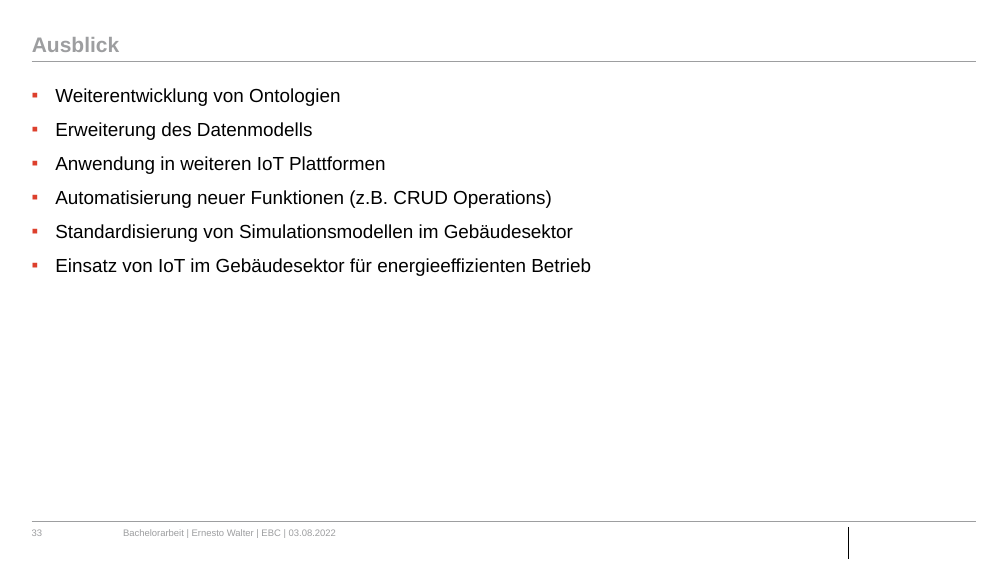
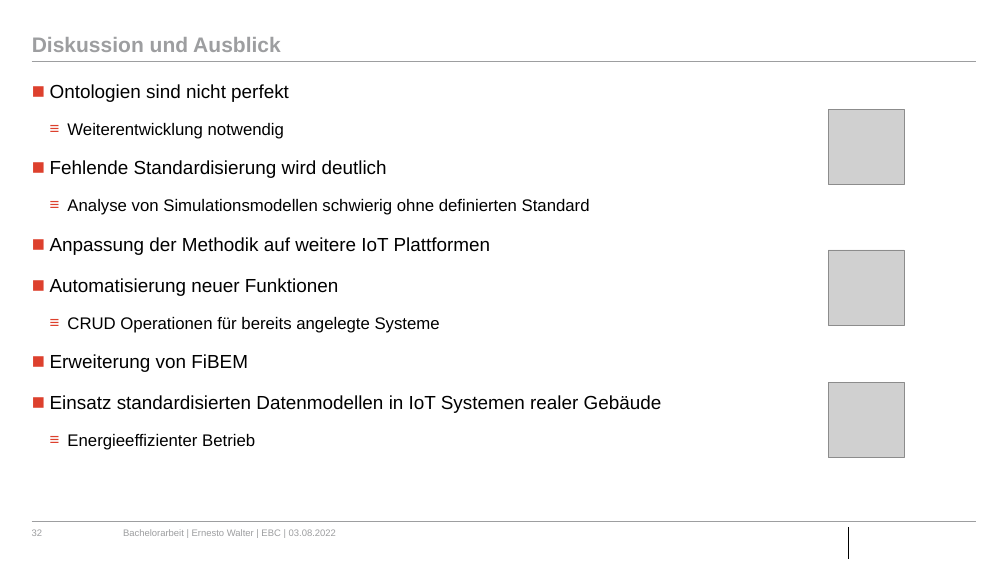
Before and after one commit to ErnestoVivas/FiBEM, a slide deck: slide 32 of docs/BA_Bergfest_Ernesto.pptx (slide 33 before the commit). Drawn at 1008x567 pixels with LibreOffice and Linux fonts; fonts in the diff are those of the drawing; grey boxes stand for pictures; background and template pictures are left out. Boxes give left, top, right and bottom in pixels: in the first picture for what was removed or moved away, otherwise in the second. Text is boxed around its words. In the diff, an @@ line names an element or a change of style, - is before the commit and + after.

Commit message:
Update presentation

```diff
--- a/docs/BA_Bergfest_Ernesto.pptx
+++ b/docs/BA_Bergfest_Ernesto.pptx
@@ title at (32,37,281,52): text changed @@
-Ausblick
+Diskussion und Ausblick
@@ text at (50,84,662,450): text changed @@
-▪ Weiterentwicklung von Ontologien
-▪ Erweiterung des Datenmodells
-▪ Anwendung in weiteren IoT Plattformen
-▪ Automatisierung neuer Funktionen (z.B. CRUD Operations)
-▪ Standardisierung von Simulationsmodellen im Gebäudesektor
-▪ Einsatz von IoT im Gebäudesektor für energieeffizienten Betrieb
+■ Ontologien sind nicht perfekt
+  ≡ Weiterentwicklung notwendig
+■ Fehlende Standardisierung wird deutlich
+  ≡ Analyse von Simulationsmodellen schwierig ohne definierten Standard
+■ Anpassung der Methodik auf weitere IoT Plattformen
+■ Automatisierung neuer Funktionen
+  ≡ CRUD Operationen für bereits angelegte Systeme
+■ Erweiterung von FiBEM
+■ Einsatz standardisierten Datenmodellen in IoT Systemen realer Gebäude
+  ≡ Energieeffizienter Betrieb
@@ picture added at (829,109,904,185) @@
@@ picture added at (829,250,904,326) @@
@@ picture added at (829,383,904,458) @@
```
Also in this commit, not shown: 20 other slides changed, 3 slides added, 4 slides removed.
